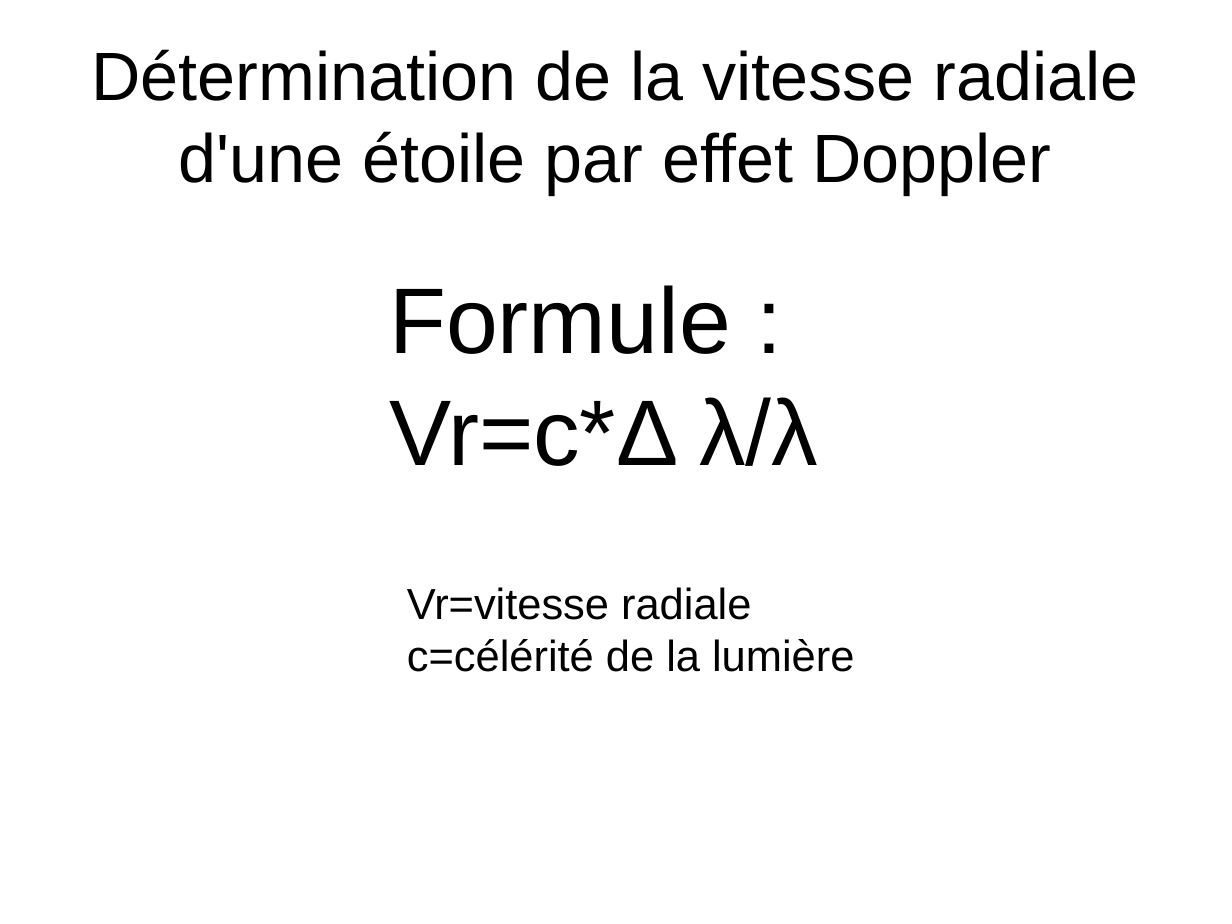
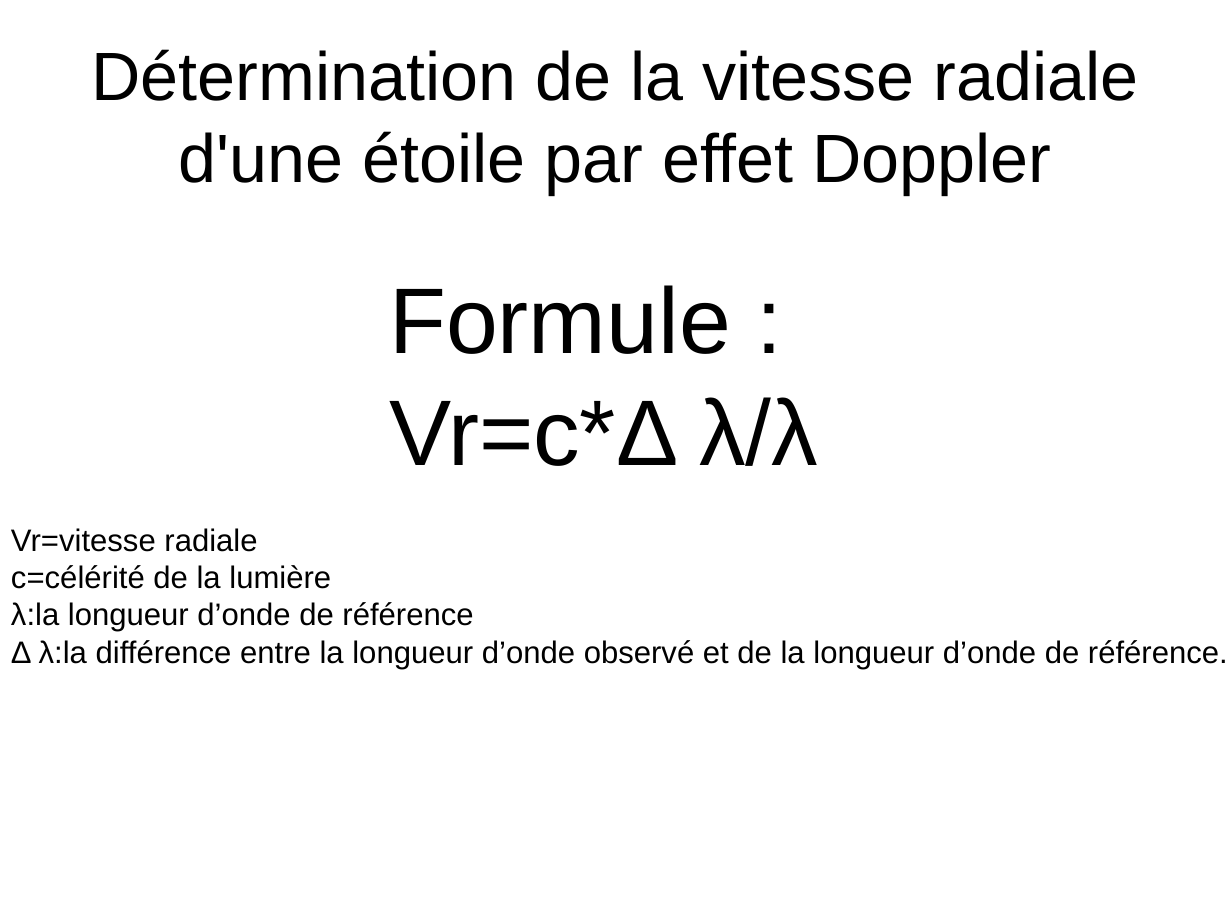
Before and after one commit to ARE-UPMC/are-gravite-2017-exoplantes-maxz, a slide deck: slide 7 of podcast.odp.pptx. Drawn at 1232x924 pixels with LibreOffice and Linux fonts; fonts in the diff are those of the drawing. Boxes give left, top, right and bottom in pixels: in the first picture for what was removed or moved away, otherwise in the second. Text is boxed around its words. In the diff, an @@ line names an element or a change of style, - is before the commit and + after.

```diff
--- a/podcast.odp.pptx
+++ b/podcast.odp.pptx
@@ text "Vr=vitesse radiale": place and size @@
-text "Vr=vitesse radiale" at [407, 587, 854, 672]
+text "Vr=vitesse radiale" at [11, 528, 1228, 669]
@@ text at [11, 528, 331, 589]: size 28 to 20 pt in "Vr=vitesse radiale", "c=célérité de la lumière" @@
@@ text at [11, 602, 1228, 669]: paragraphs added @@
+λ:la longueur d’onde de référence
+Δ λ:la différence entre la longueur d’onde observé et de la longueur d’onde de référence.
```
Also in this commit, not shown: 8 other slides changed.
